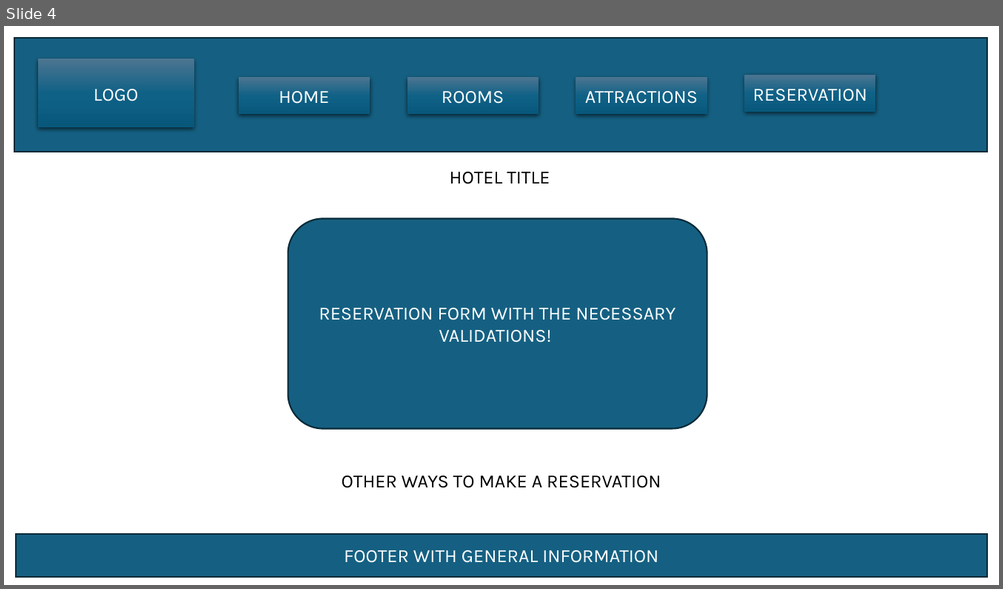
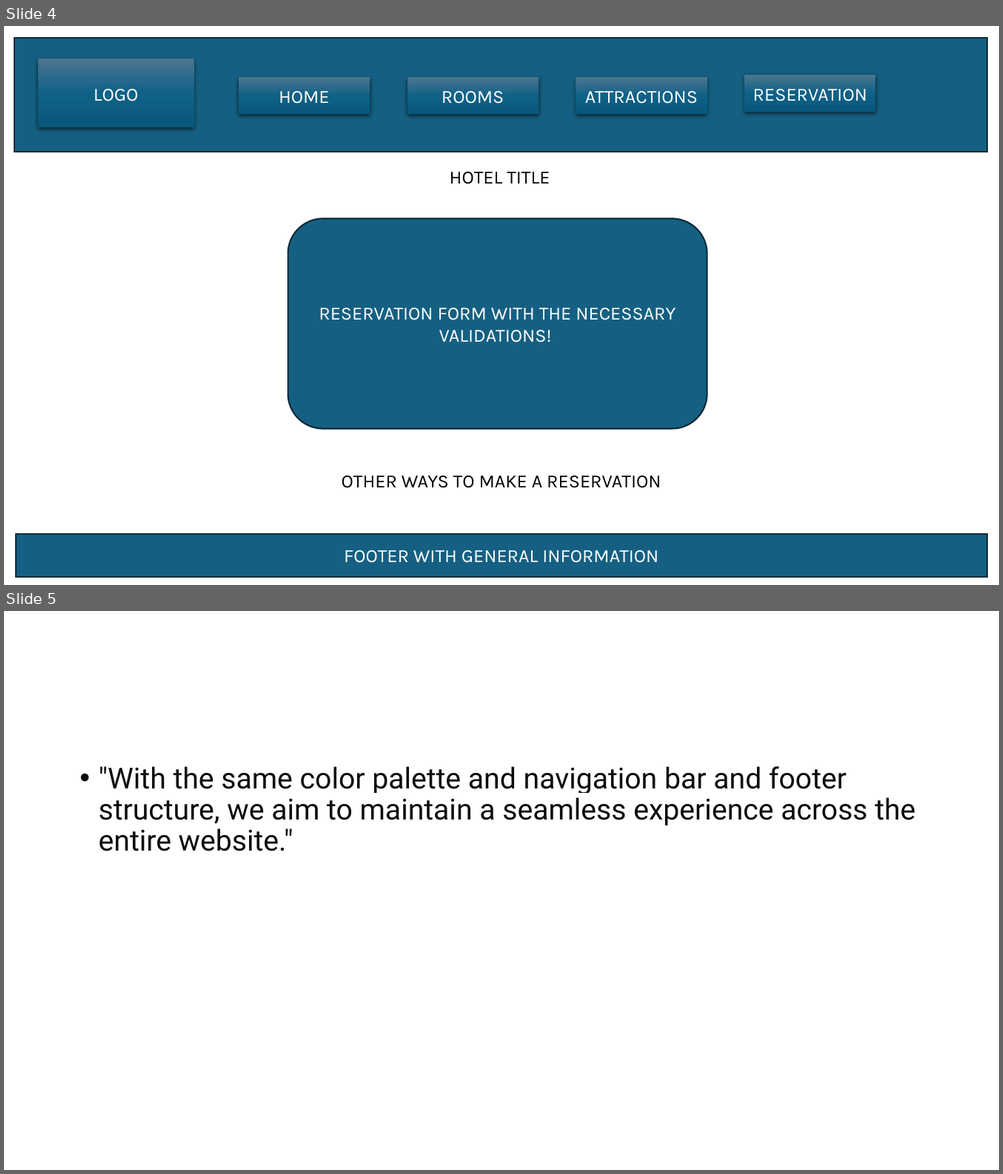
Before and after one commit to SrnetDiablo/WebDesigneCA, a slide deck: PAGE FRAMEWORK.pptx. Shown one above the other, each under a label of ours: slide 4 before the commit, slides 4 and 5 after it. The pictures are 1003x589 and 1003x1174 pixels, drawn with LibreOffice and Linux fonts; fonts in the diff are those of the drawing. Boxes give left, top, right and bottom in pixels: in the first picture for what was removed or moved away, otherwise in the second. Text is boxed around its words. In the diff, an @@ line names an element or a change of style, - is before the commit and + after.

```diff
--- a/PAGE FRAMEWORK.pptx
+++ b/PAGE FRAMEWORK.pptx
@@ slide 5 added at (4, 611, 999, 1170), background #FFFFFF @@
@@ text added at (99, 766, 915, 851), 28 pt, text #0D0D0D @@
+• "With the same color palette and navigation bar and footer structure, we aim to maintain a seamless experience across the entire website."
```
